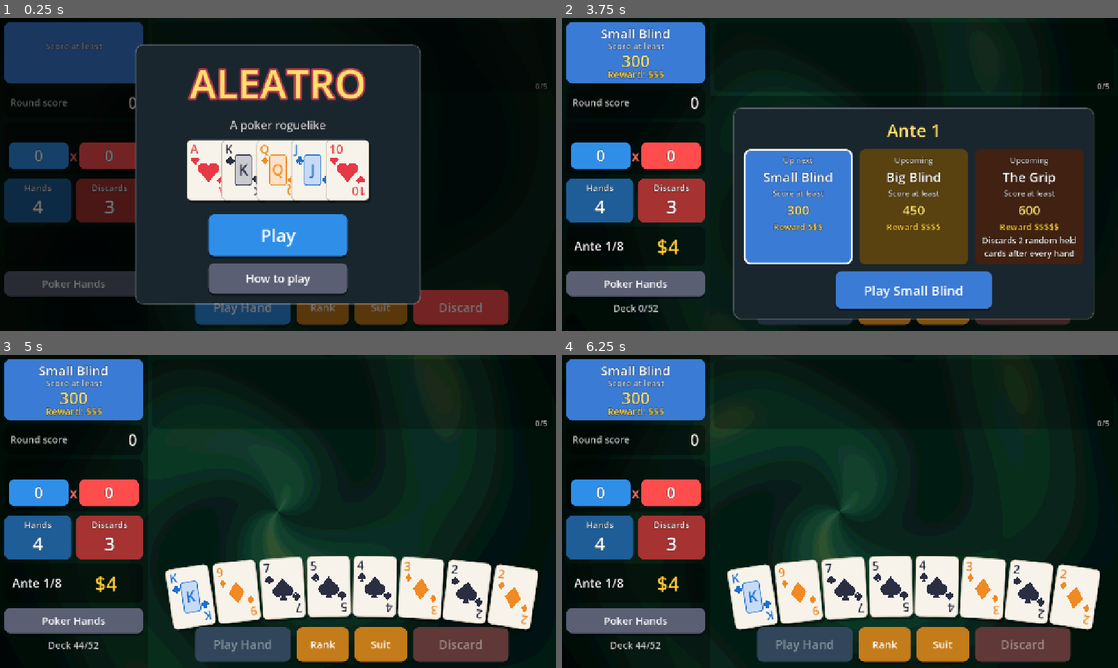
Above: before the commit, frames 1-4 (two rows, left to right).
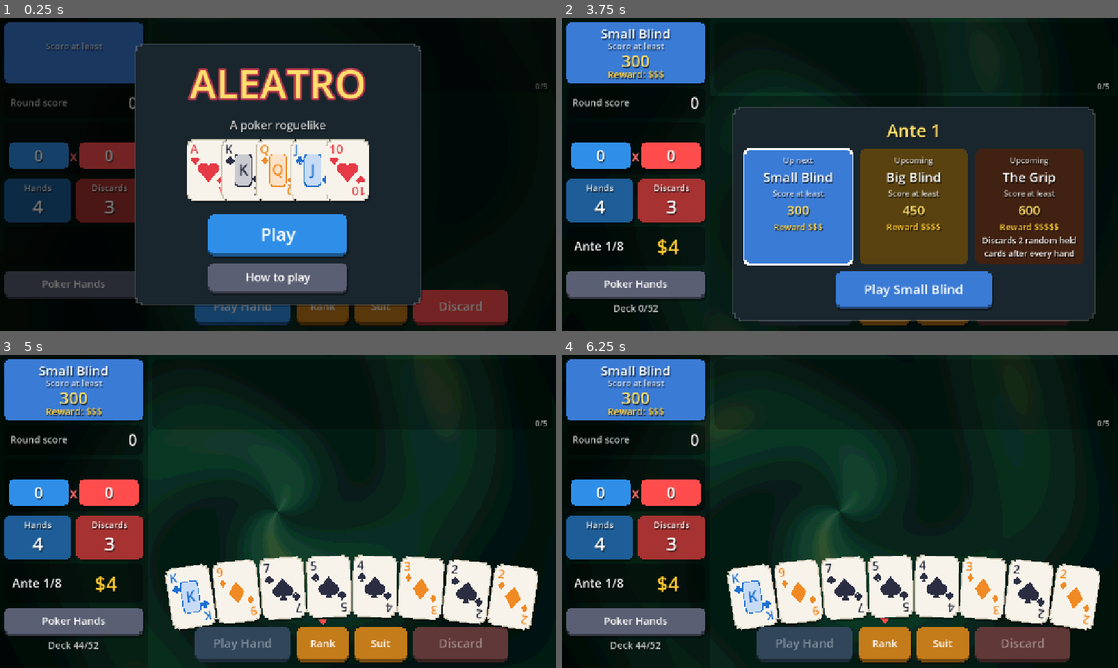
Above: after the commit, the same moments.

Repository: Yassineallach/schoolmaroc
Game: Godot game, scene res://scenes/main.tscn
Same seed, same stepped clock (60 frames per second), same inputs: the game is played once before the commit and once after it.
Inputs:
- Up to frame 1 (0.25 s): no input
- Up to frame 2 (3.75 s): click "Rank" at 0.5 s; click "Suit" at 1.25 s; click "Play Hand" at 2 s; click "Play Hand" at 2.75 s; click "Play" at 3.5 s
- Up to frame 3 (5 s): click "Play Small Blind" at 4.25 s
- Up to frame 4 (6.25 s): click "Poker Hands" at 5 s; click "Poker Hands" at 5.75 s

The runs differ from the first frame. In frame 1, 3.8% of the frame differs, in the area x 0-92%, y 1-99%; in frame 2, 5.0%, in the area x 0-96%, y 1-99%; in frame 3, 3.2%; in frame 4, 3.2%.

Commit message:
Aleatro: pixel-styled UI with emboss, shadows and juice
Adds PixelBox, a StyleBox with stair-stepped corners, an embossed lip
that buttons sink into when pressed, drop shadows and outlines. Used
for panels, buttons, cards and charms. Taps squash-and-wobble the
button and jiggle the screen, score bumps wobble, labels get drop
shadows, and a bobbing marker shows the active sort. Bump to 1.2.0 (3).

Co-Authored-By: Claude Opus 5.5 <noreply@anthropic.com>
Claude-Session: https://claude.ai/code/session_01LZR5ftoCVRtdXjWmfvUKYt

Diff:
--- a/aleatro/project.godot
+++ b/aleatro/project.godot
@@ -6,7 +6,7 @@
 
 config/name="Aleatro"
 config/description="A poker roguelike: build hands, collect charms, beat the blinds."
-config/version="1.1.0"
+config/version="1.2.0"
 run/main_scene="res://scenes/main.tscn"
 config/features=PackedStringArray("4.7", "GL Compatibility")
 boot_splash/bg_color=Color(0.05, 0.12, 0.1, 1)
--- a/aleatro/scripts/card_view.gd
+++ b/aleatro/scripts/card_view.gd
@@ -10,8 +10,8 @@
 var selected := false
 var debuffed := false
 
-static var _face_box: StyleBoxFlat
-static var _shadow_box: StyleBoxFlat
+static var _face_box: PixelBox
+static var _select_box: PixelBox
 
 
 func _init(c: Dictionary = {}) -> void:
@@ -21,14 +21,12 @@
 	pivot_offset = size / 2
 	mouse_filter = Control.MOUSE_FILTER_STOP
 	if _face_box == null:
-		_face_box = StyleBoxFlat.new()
-		_face_box.bg_color = Color("f7f3ea")
-		_face_box.set_corner_radius_all(10)
-		_face_box.set_border_width_all(2)
-		_face_box.border_color = Color("c9c2b0")
-		_shadow_box = StyleBoxFlat.new()
-		_shadow_box.bg_color = Color(0, 0, 0, 0.35)
-		_shadow_box.set_corner_radius_all(10)
+		_face_box = PixelBox.new(Color("f7f3ea"), 4.0, 0.0, true)
+		_face_box.outline = 2.0
+		_face_box.outline_color = Color("c9c2b0")
+		_select_box = PixelBox.new(Color(0, 0, 0, 0), 4.0)
+		_select_box.outline = 4.0
+		_select_box.outline_color = Color("ffcc33")
 
 
 func _gui_input(event: InputEvent) -> void:
@@ -44,15 +42,11 @@
 
 func _draw() -> void:
 	var font := ThemeDB.fallback_font
-	draw_style_box(_shadow_box, Rect2(Vector2(4, 6), size))
+	# lifted cards cast a longer shadow
+	_face_box.shadow_offset = Vector2(6, 12) if selected else Vector2(3, 6)
 	draw_style_box(_face_box, Rect2(Vector2.ZERO, size))
 	if selected:
-		var sb := StyleBoxFlat.new()
-		sb.draw_center = false
-		sb.set_border_width_all(4)
-		sb.border_color = Color("ffcc33")
-		sb.set_corner_radius_all(10)
-		draw_style_box(sb, Rect2(Vector2.ZERO, size))
+		draw_style_box(_select_box, Rect2(Vector2.ZERO, size))
 	var col: Color = Data.SUIT_COLORS[card.suit]
 	var label: String = Data.RANK_LABELS[card.rank]
 	draw_string(font, Vector2(8, 32), label, HORIZONTAL_ALIGNMENT_LEFT, -1, 28, col)
@@ -63,11 +57,9 @@
 	draw_suit(self, card.suit, Vector2(20, 48), 18.0, col)
 	draw_set_transform(Vector2.ZERO, 0, Vector2.ONE)
 	if card.rank >= 11 and card.rank <= 13:
-		var inner := StyleBoxFlat.new()
-		inner.bg_color = col.lightened(0.75)
-		inner.set_corner_radius_all(6)
-		inner.set_border_width_all(2)
-		inner.border_color = col
+		var inner := PixelBox.new(col.lightened(0.75), 2.0)
+		inner.outline = 2.0
+		inner.outline_color = col
 		draw_style_box(inner, Rect2(30, 34, 40, 72))
 		draw_string(font, Vector2(30, 82), label, HORIZONTAL_ALIGNMENT_CENTER, 40, 34, col)
 	else:
--- a/aleatro/scripts/charm_view.gd
+++ b/aleatro/scripts/charm_view.gd
@@ -42,15 +42,9 @@
 		var d := Data.charm_def(charm_id)
 		col = Data.RARITY_COLORS[d.rarity]
 		name = d.name
-	var shadow := StyleBoxFlat.new()
-	shadow.bg_color = Color(0, 0, 0, 0.35)
-	shadow.set_corner_radius_all(12)
-	draw_style_box(shadow, Rect2(Vector2(4, 6), size))
-	var sb := StyleBoxFlat.new()
-	sb.bg_color = col
-	sb.set_corner_radius_all(12)
-	sb.set_border_width_all(4)
-	sb.border_color = col.lightened(0.35)
+	var sb := PixelBox.new(col, 4.0, 0.0, true)
+	sb.outline = 4.0
+	sb.outline_color = col.lightened(0.35)
 	draw_style_box(sb, Rect2(Vector2.ZERO, size))
 	# emblem
 	var center := Vector2(size.x / 2, 52)
--- a/aleatro/scripts/main.gd
+++ b/aleatro/scripts/main.gd
@@ -34,6 +34,10 @@
 var controls: HBoxContainer
 var btn_play: Button
 var btn_discard: Button
+var btn_rank: Button
+var btn_suit: Button
+var chosen_marker: Polygon2D
+var jiggle := 0.0
 
 var hand_views: Array = []
 var charm_views: Array = []
@@ -64,24 +68,21 @@
 	var t := Theme.new()
 	t.default_font_size = 26
 	t.set_color("font_color", "Label", Color.WHITE)
-	t.set_color("font_outline_color", "Label", Color(0, 0, 0, 0.6))
-	t.set_constant("outline_size", "Label", 4)
+	t.set_color("font_shadow_color", "Label", Color(0, 0, 0, 0.4))
+	t.set_constant("shadow_offset_x", "Label", 2)
+	t.set_constant("shadow_offset_y", "Label", 3)
 	return t
 
 
-func _box(col: Color, radius: int = 14) -> StyleBoxFlat:
-	var sb := StyleBoxFlat.new()
-	sb.bg_color = col
-	sb.set_corner_radius_all(radius)
-	sb.set_content_margin_all(12)
-	return sb
+func _box(col: Color, step: float = 3.0, shadow := false) -> PixelBox:
+	return PixelBox.new(col, step, 0.0, shadow)
 
 
 func _panel(pos: Vector2, sz: Vector2, col: Color, parent: Node = self) -> Panel:
 	var p := Panel.new()
 	p.position = pos
 	p.size = sz
-	p.add_theme_stylebox_override("panel", _box(col))
+	p.add_theme_stylebox_override("panel", _box(col, 3.0, col.a > 0.5))
 	p.mouse_filter = Control.MOUSE_FILTER_IGNORE
 	parent.add_child(p)
 	return p
@@ -110,12 +111,12 @@
 	b.text = text
 	b.custom_minimum_size = min_size
 	b.focus_mode = Control.FOCUS_NONE
-	var normal := _box(col, 14)
-	normal.shadow_color = Color(0, 0, 0, 0.35)
-	normal.shadow_offset = Vector2(0, 5)
-	normal.shadow_size = 1
-	var pressed := _box(col.darkened(0.25), 14)
-	var disabled := _box(col.darkened(0.55).lerp(Color(0.3, 0.3, 0.3), 0.5), 14)
+	var normal := PixelBox.new(col, 3.0, 6.0, true)
+	var pressed := PixelBox.new(col.lightened(0.08), 3.0, 6.0, true)
+	pressed.pressed = true
+	var disabled := PixelBox.new(col.darkened(0.55).lerp(Color(0.3, 0.3, 0.3), 0.5), 3.0, 6.0, false)
+	for sb in [normal, pressed, disabled]:
+		sb.content_margin_bottom = 18
 	b.add_theme_stylebox_override("normal", normal)
 	b.add_theme_stylebox_override("hover", normal)
 	b.add_theme_stylebox_override("pressed", pressed)
@@ -126,8 +127,11 @@
 	b.add_theme_color_override("font_hover_color", Color.WHITE)
 	b.add_theme_color_override("font_pressed_color", Color.WHITE)
 	b.add_theme_color_override("font_disabled_color", Color(1, 1, 1, 0.4))
+	b.resized.connect(func(): b.pivot_offset = b.size / 2)
 	b.pressed.connect(func():
 		sfx.play("click")
+		juice(b)
+		jiggle += 0.5
 		cb.call())
 	return b
 
@@ -143,7 +147,7 @@
 
 	# Left sidebar: blind, round score, current hand, counters, money
 	var side := _panel(Vector2(0, 0), Vector2(SIDE_W, 720), Color(0, 0, 0, 0.3))
-	side.add_theme_stylebox_override("panel", _box(Color(0, 0, 0, 0.3), 0))
+	side.add_theme_stylebox_override("panel", _box(Color(0, 0, 0, 0.3), 0.0))
 	blind_box = _panel(Vector2(10, 10), Vector2(320, 140), Color("3a7bd5"))
 	lbl_blind = _place(_label("", 30), blind_box, Vector2(0, 4), Vector2(320, 38))
 	_place(_label("Score at least", 20, Color(1, 1, 1, 0.8)), blind_box, Vector2(0, 40), Vector2(320, 24))
@@ -193,8 +197,18 @@
 	btn_play = _button("Play Hand", Data.CHIP_COLOR, play_selected, Vector2(220, 80))
 	btn_discard = _button("Discard", Data.MULT_COLOR, discard_selected, Vector2(220, 80))
 	controls.add_child(btn_play)
-	controls.add_child(_button("Rank", Color("c47b1a"), func(): set_sort("rank"), Vector2(120, 80), 24))
-	controls.add_child(_button("Suit", Color("c47b1a"), func(): set_sort("suit"), Vector2(120, 80), 24))
+	btn_rank = _button("Rank", Color("c47b1a"), func(): set_sort("rank"), Vector2(120, 80), 24)
+	btn_suit = _button("Suit", Color("c47b1a"), func(): set_sort("suit"), Vector2(120, 80), 24)
+	controls.add_child(btn_rank)
+	controls.add_child(btn_suit)
+	chosen_marker = Polygon2D.new()
+	chosen_marker.polygon = PackedVector2Array([Vector2(-11, 0), Vector2(11, 0), Vector2(0, 13)])
+	chosen_marker.color = Data.MULT_COLOR
+	btn_rank.add_child(chosen_marker)
+	_place_marker()
+	var bob := create_tween().set_loops()
+	bob.tween_property(chosen_marker, "offset:y", -5.0, 0.5).set_trans(Tween.TRANS_SINE)
+	bob.tween_property(chosen_marker, "offset:y", 0.0, 0.5).set_trans(Tween.TRANS_SINE)
 	controls.add_child(btn_discard)
 	add_child(controls)
 
@@ -247,6 +261,32 @@
 	return (TOP_H + hand_y()) / 2.0 - CardView.H / 2.0 - 16.0
 
 
+func _place_marker() -> void:
+	var b := btn_rank if sort_mode == "rank" else btn_suit
+	if chosen_marker.get_parent() != b:
+		chosen_marker.reparent(b, false)
+	chosen_marker.position = Vector2(60, -18)
+
+
+## Quick squash-and-wobble used on taps and score changes.
+func juice(node: Control, amount: float = 0.12) -> void:
+	node.pivot_offset = node.size / 2
+	var tw := create_tween().set_parallel()
+	node.scale = Vector2.ONE * (1.0 + amount)
+	node.rotation_degrees = randf_range(-3.0, 3.0)
+	tw.tween_property(node, "scale", Vector2.ONE, 0.35).set_trans(Tween.TRANS_ELASTIC).set_ease(Tween.EASE_OUT)
+	tw.tween_property(node, "rotation_degrees", 0.0, 0.3).set_trans(Tween.TRANS_ELASTIC).set_ease(Tween.EASE_OUT)
+
+
+## Small screen shake that decays every frame.
+func _process(delta: float) -> void:
+	if jiggle > 0.0:
+		jiggle = maxf(0.0, jiggle - delta * 4.0)
+		position = Vector2(randf_range(-1, 1), randf_range(-1, 1)) * jiggle * 4.0
+	elif position != Vector2.ZERO:
+		position = Vector2.ZERO
+
+
 # ---------------------------------------------------------------- HUD
 
 func update_hud() -> void:
@@ -263,7 +303,7 @@
 	lbl_blind.text = gs.blind_name(shown_idx)
 	lbl_target.text = Data.fmt(gs.blind_target(shown_idx) if not in_round else gs.target)
 	lbl_reward.text = "Reward: " + "$".repeat(gs.blind_reward(shown_idx))
-	blind_box.add_theme_stylebox_override("panel", _box(gs.blind_color(shown_idx)))
+	blind_box.add_theme_stylebox_override("panel", _box(gs.blind_color(shown_idx), 3.0, true))
 	var boss := gs.blind_idx == 2
 	bg_mat.set_shader_parameter("base_a", gs.boss_hex.color.darkened(0.45) if boss else Color(0.09, 0.30, 0.22))
 	bg_mat.set_shader_parameter("base_b", gs.boss_hex.color.darkened(0.8) if boss else Color(0.04, 0.15, 0.12))
@@ -321,9 +361,12 @@
 
 
 func bump(node: Control, amount: float = 1.18) -> void:
+	node.pivot_offset = node.size / 2
 	var tw := create_tween()
 	tw.tween_property(node, "scale", Vector2(amount, amount), 0.07)
-	tw.tween_property(node, "scale", Vector2.ONE, 0.12)
+	tw.parallel().tween_property(node, "rotation_degrees", randf_range(-4.0, 4.0), 0.07)
+	tw.tween_property(node, "scale", Vector2.ONE, 0.25).set_trans(Tween.TRANS_ELASTIC).set_ease(Tween.EASE_OUT)
+	tw.parallel().tween_property(node, "rotation_degrees", 0.0, 0.25).set_trans(Tween.TRANS_ELASTIC).set_ease(Tween.EASE_OUT)
 
 
 func wait(t: float) -> void:
@@ -358,10 +401,10 @@
 	center.set_anchors_preset(Control.PRESET_FULL_RECT)
 	overlay.add_child(center)
 	var panel := PanelContainer.new()
-	var sb := _box(Color("1d2a33").lerp(Color.BLACK, 0.1), 20)
+	var sb := _box(Color("1d2a33").lerp(Color.BLACK, 0.1), 5.0, true)
 	sb.set_content_margin_all(26)
-	sb.set_border_width_all(3)
-	sb.border_color = Color(1, 1, 1, 0.15)
+	sb.outline = 3.0
+	sb.outline_color = Color(1, 1, 1, 0.2)
 	panel.add_theme_stylebox_override("panel", sb)
 	panel.custom_minimum_size = Vector2(660, 0)
 	center.add_child(panel)
@@ -459,10 +502,10 @@
 		p.custom_minimum_size = Vector2(250, 190)
 		var current := i == gs.blind_idx
 		var col := gs.blind_color(i)
-		var sb := _box(col if current else col.darkened(0.6), 14)
+		var sb := _box(col if current else col.darkened(0.6), 3.0, current)
 		if current:
-			sb.set_border_width_all(4)
-			sb.border_color = Color.WHITE
+			sb.outline = 4.0
+			sb.outline_color = Color.WHITE
 		p.add_theme_stylebox_override("panel", sb)
 		var inner := VBoxContainer.new()
 		inner.add_theme_constant_override("separation", 4)
@@ -549,6 +592,7 @@
 
 func set_sort(mode: String) -> void:
 	sort_mode = mode
+	_place_marker()
 	if gs == null or not in_round or busy:
 		return
 	sort_hand()
@@ -965,10 +1009,10 @@
 	center.mouse_filter = Control.MOUSE_FILTER_IGNORE
 	modal.add_child(center)
 	var panel := PanelContainer.new()
-	var sb := _box(Color("22313b"), 20)
+	var sb := _box(Color("22313b"), 5.0, true)
 	sb.set_content_margin_all(26)
-	sb.set_border_width_all(3)
-	sb.border_color = Color(1, 1, 1, 0.2)
+	sb.outline = 3.0
+	sb.outline_color = Color(1, 1, 1, 0.25)
 	panel.add_theme_stylebox_override("panel", sb)
 	panel.custom_minimum_size = Vector2(600, 0)
 	center.add_child(panel)
--- /dev/null
+++ b/aleatro/scripts/pixel_box.gd
@@ -0,0 +1,65 @@
+@tool
+class_name PixelBox
+extends StyleBox
+
+## A box with stair-stepped "pixel" corners, an optional embossed lower lip,
+## a drop shadow and an outline. Used for every panel, button, card and charm.
+
+@export var color := Color.WHITE
+@export var step := 3.0  # size of one corner "pixel"
+@export var emboss := 0.0  # depth of the darker lip under the box
+@export var shadow := false
+@export var shadow_offset := Vector2(3, 5)
+@export var shadow_color := Color(0, 0, 0, 0.3)
+@export var outline := 0.0
+@export var outline_color := Color(1, 1, 1, 0.8)
+@export var pressed := false  # sink the face into the emboss lip
+
+
+func _init(c: Color = Color.WHITE, s: float = 3.0, e: float = 0.0, sh: bool = false) -> void:
+	color = c
+	step = s
+	emboss = e
+	shadow = sh
+	set_content_margin_all(12)
+
+
+static func outline_points(rect: Rect2, s: float) -> PackedVector2Array:
+	var x0 := rect.position.x
+	var y0 := rect.position.y
+	var x1 := rect.end.x
+	var y1 := rect.end.y
+	s = minf(s, minf(rect.size.x, rect.size.y) / 8.0)
+	return PackedVector2Array([
+		Vector2(x0, y0 + 3 * s), Vector2(x0 + s, y0 + 3 * s), Vector2(x0 + s, y0 + s), Vector2(x0 + 3 * s, y0 + s), Vector2(x0 + 3 * s, y0),
+		Vector2(x1 - 3 * s, y0), Vector2(x1 - 3 * s, y0 + s), Vector2(x1 - s, y0 + s), Vector2(x1 - s, y0 + 3 * s), Vector2(x1, y0 + 3 * s),
+		Vector2(x1, y1 - 3 * s), Vector2(x1 - s, y1 - 3 * s), Vector2(x1 - s, y1 - s), Vector2(x1 - 3 * s, y1 - s), Vector2(x1 - 3 * s, y1),
+		Vector2(x0 + 3 * s, y1), Vector2(x0 + 3 * s, y1 - s), Vector2(x0 + s, y1 - s), Vector2(x0 + s, y1 - 3 * s), Vector2(x0, y1 - 3 * s),
+	])
+
+
+func _draw(to_canvas_item: RID, rect: Rect2) -> void:
+	var face := rect
+	face.size.y -= emboss
+	var sink := emboss * 0.75 if pressed else 0.0
+	if shadow and color.a > 0.01:
+		var sr := rect
+		sr.position += shadow_offset * (0.4 if pressed else 1.0)
+		_poly(to_canvas_item, outline_points(sr, step), Color(shadow_color, shadow_color.a * color.a))
+	if emboss > 0.0:
+		var er := face
+		er.position.y += emboss
+		_poly(to_canvas_item, outline_points(er, step), color.darkened(0.4))
+	face.position.y += sink
+	var pts := outline_points(face, step)
+	_poly(to_canvas_item, pts, color)
+	if outline > 0.0:
+		var loop := pts.duplicate()
+		loop.append(pts[0])
+		RenderingServer.canvas_item_add_polyline(to_canvas_item, loop, PackedColorArray([outline_color]), outline)
+
+
+func _poly(ci: RID, pts: PackedVector2Array, c: Color) -> void:
+	if c.a <= 0.0:
+		return
+	RenderingServer.canvas_item_add_polygon(ci, pts, PackedColorArray([c]))
Not shown, changed: aleatro/export_presets.cfg
Not shown, added: aleatro/scripts/pixel_box.gd.uid
